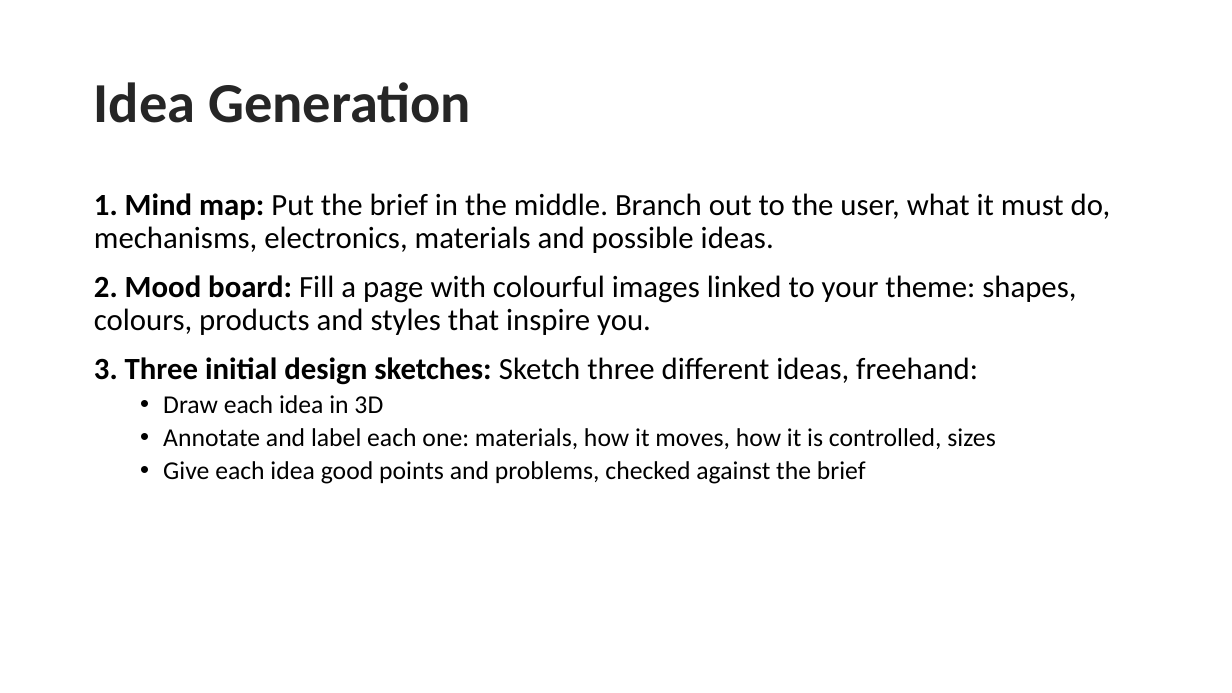
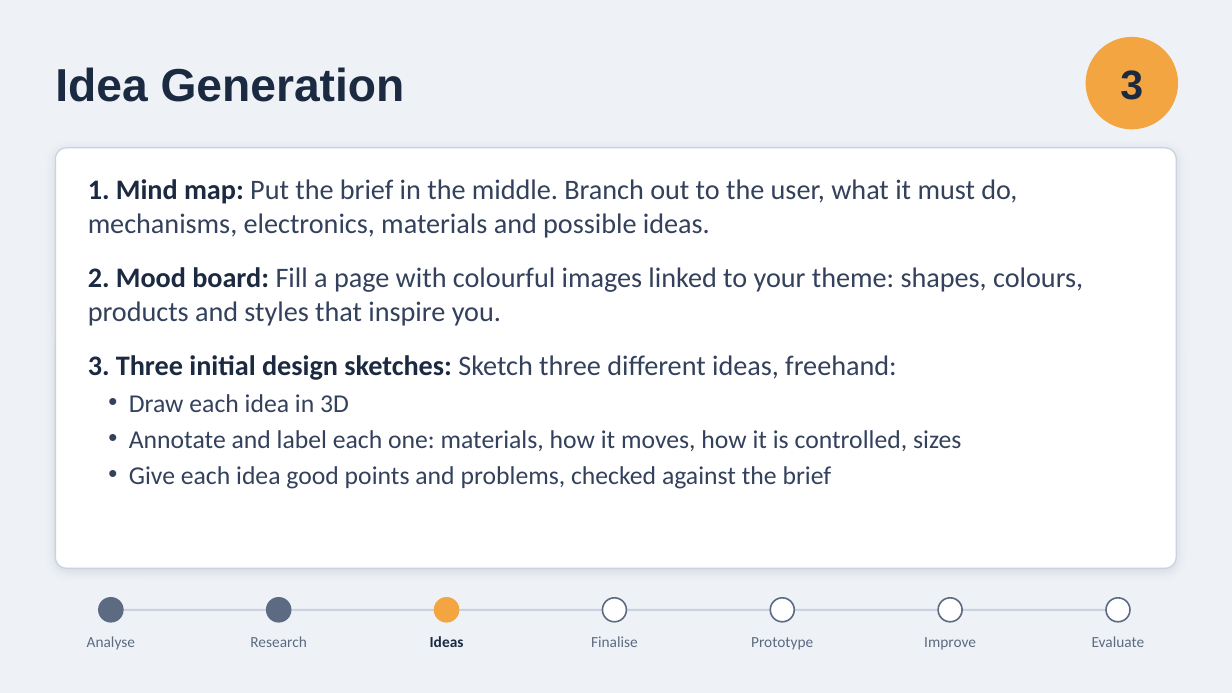
Before and after one commit to madstats26/Technology, a slide deck: slide 4 of project/design-process.pptx. Drawn at 1232x693 pixels with LibreOffice and Linux fonts; fonts in the diff are those of the drawing; background and template pictures are left out. Boxes give left, top, right and bottom in pixels: in the first picture for what was removed or moved away, otherwise in the second. Text is boxed around its words. In the diff, an @@ line names an element or a change of style, - is before the commit and + after.

```diff
--- a/project/design-process.pptx
+++ b/project/design-process.pptx
@@ background picture (left out) to #EEF2F7 @@
@@ title "Idea Generation": place and size @@
-title "Idea Generation" at bbox=[94, 82, 471, 123]
+title "Idea Generation" at bbox=[55, 67, 405, 102]
@@ title "Idea Generation" at bbox=[55, 67, 405, 102]: size 44 to 36 pt, font Calibri to Arial, text colour #262626 to #1B2A41, letter outline #FFFFFF 1.06 pt to none; line spacing 0.9 to 1 @@
@@ ellipse added at bbox=[1086, 37, 1178, 129], fill #F2A541 @@
@@ text added at bbox=[1120, 70, 1143, 100], 32 pt, text #1B2A41, bold @@
+3
@@ rounded rectangle added at bbox=[55, 148, 1177, 568], fill #FFFFFF, outline #C9D2DE 1 pt @@
@@ text "1. Mind map: Put the ...": place and size @@
-text "1. Mind map: Put the ..." at bbox=[94, 193, 1111, 484]
+text "1. Mind map: Put the ..." at bbox=[88, 179, 1083, 489]
@@ text "1. Mind map: Put the ..." at bbox=[88, 179, 1083, 489]: size 24 to 22 pt in "1. Mind map: Put the brief in ...", "2. Mood board: Fill a page with ...", "3. Three initial design sketches: Sketch three ..."; text colour #000000 to #1B2A41 in "1. Mind map:", "2. Mood board:", "3. Three initial design sketches:"; text colour #000000 to #33415C in "Put the brief in the middle. Branch ...", "Fill a page with colourful images linked ...", "Sketch three different ideas, freehand:", "Draw each idea in 3D" and 2 more places; line spacing 0.9 to 1; less space between paragraphs; more space between paragraphs; indent changed @@
@@ ellipse added at bbox=[99, 598, 123, 622], fill #5C6B82, outline #5C6B82 1.25 pt @@
@@ ellipse added at bbox=[267, 598, 291, 622], fill #5C6B82, outline #5C6B82 1.25 pt @@
@@ ellipse added at bbox=[434, 598, 458, 622], fill #F2A541, outline #F2A541 1.25 pt @@
@@ ellipse added at bbox=[603, 598, 627, 622], fill #FFFFFF, outline #5C6B82 1.25 pt @@
@@ ellipse added at bbox=[771, 598, 795, 622], fill #FFFFFF, outline #5C6B82 1.25 pt @@
@@ ellipse added at bbox=[938, 598, 962, 622], fill #FFFFFF, outline #5C6B82 1.25 pt @@
@@ ellipse added at bbox=[1106, 598, 1130, 622], fill #FFFFFF, outline #5C6B82 1.25 pt @@
@@ line added from (111, 610) to (1118, 610), #C9D2DE 1.5 pt @@
@@ text added at bbox=[87, 636, 135, 650], 12 pt, text #5C6B82 @@
+Analyse
@@ text added at bbox=[250, 636, 306, 647], 12 pt, text #5C6B82 @@
+Research
@@ text added at bbox=[430, 636, 464, 647], 12 pt, text #1B2A41, bold @@
+Ideas
@@ text added at bbox=[591, 636, 638, 647], 12 pt, text #5C6B82 @@
+Finalise
@@ text added at bbox=[751, 637, 813, 650], 12 pt, text #5C6B82 @@
+Prototype
@@ text added at bbox=[924, 637, 976, 650], 12 pt, text #5C6B82 @@
+Improve
@@ text added at bbox=[1092, 636, 1145, 647], 12 pt, text #5C6B82 @@
+Evaluate
```
Also in this commit, not shown: 6 other slides changed, 1 slide added, 1 slide removed.
